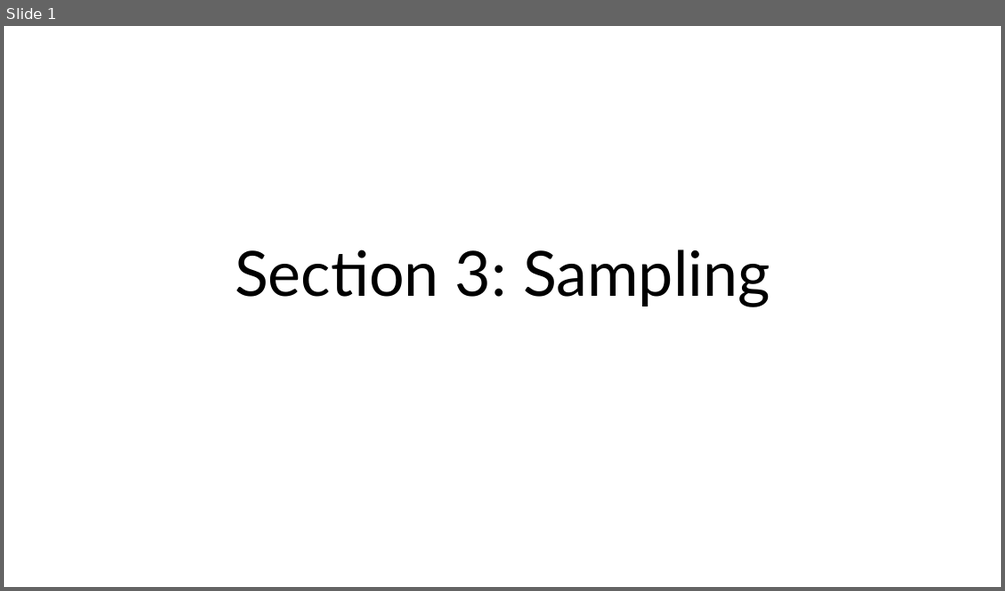
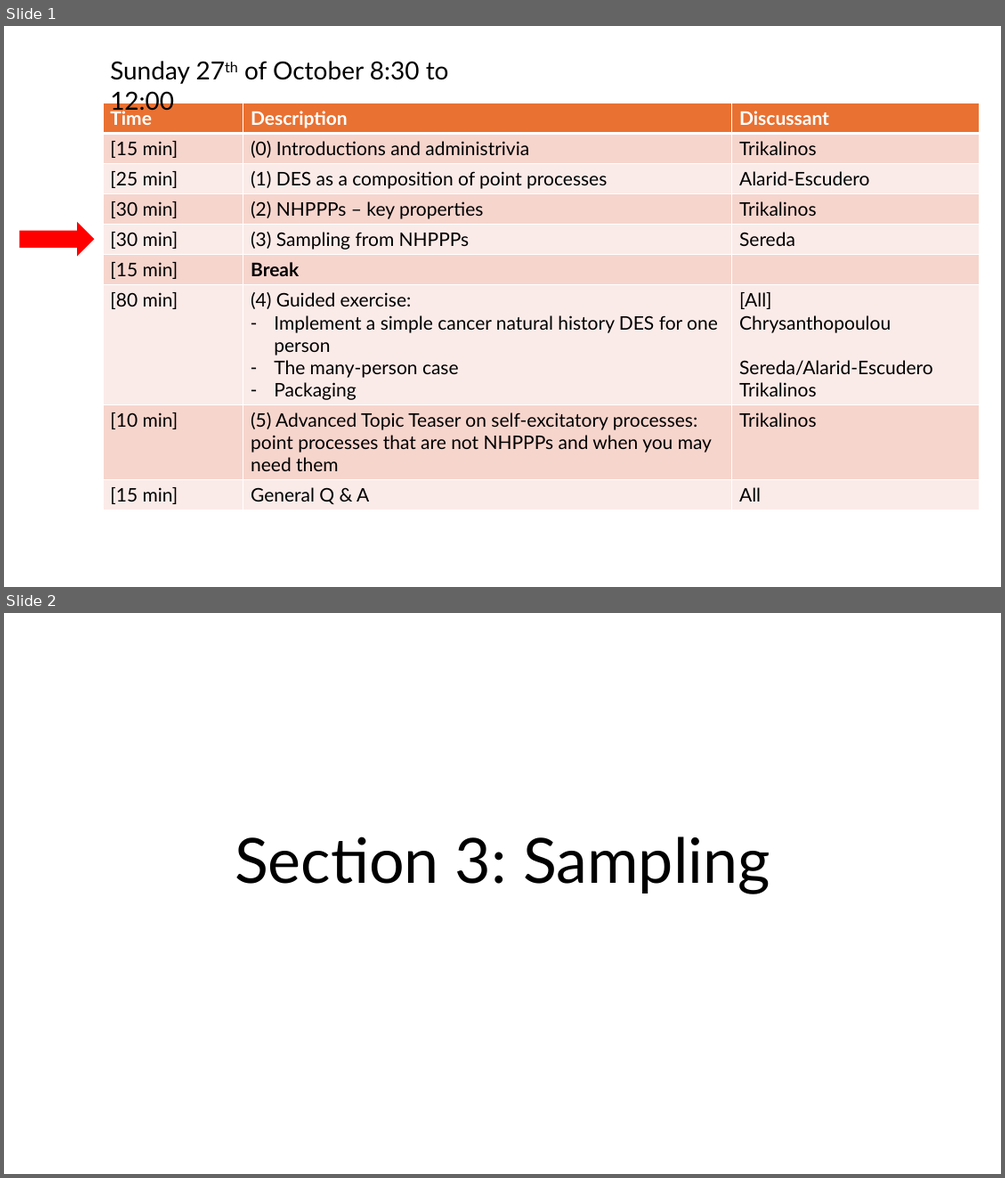
Before and after one commit to ttrikalin/des-R-course, a slide deck: master_files/materials/03_Sampling.pptx. Shown one above the other, each under a label of ours: slide 1 before the commit, slides 1 and 2 after it. The pictures are 1005x591 and 1005x1178 pixels, drawn with LibreOffice and Linux fonts; fonts in the diff are those of the drawing. Boxes give left, top, right and bottom in pixels: in the first picture for what was removed or moved away, otherwise in the second. Text is boxed around its words. In the diff, an @@ line names an element or a change of style, - is before the commit and + after.

```diff
--- a/master_files/materials/03_Sampling.pptx
+++ b/master_files/materials/03_Sampling.pptx
@@ slide 1 added at box(4, 26, 1001, 587), background #FFFFFF @@
@@ text added at box(110, 61, 449, 115), 24 pt, text #000000 @@
+Sunday 27th of October 8:30 to 12:00
@@ table added at box(103, 103, 979, 510), 9 rows, 3 columns @@
+Time | Description | Discussant
+[15 min] | (0) Introductions and administrivia | Trikalinos
+[25 min] | (1) DES as a composition of point processes | Alarid-Escudero
+[30 min] | (2) NHPPPs – key properties | Trikalinos
+[30 min] | (3) Sampling from NHPPPs | Sereda
+[15 min] | Break | 
+[80 min] | (4) Guided exercise: / Implement a simple cancer natural history DES for one person / The many-person case / Packaging | [All] / Chrysanthopoulou / Sereda/Alarid-Escudero / Trikalinos
+[10 min] | (5) Advanced Topic Teaser on self-excitatory processes: point processes that are not NHPPPs and when you may need them | Trikalinos
+[15 min] | General Q & A | All
@@ right arrow added at box(20, 222, 95, 257), fill #FF0000 @@
@@ what was slide 1 is now slide 2 @@
```
Also in this commit, not shown: 7 other slides added, 1 slide removed, 6 other files.
